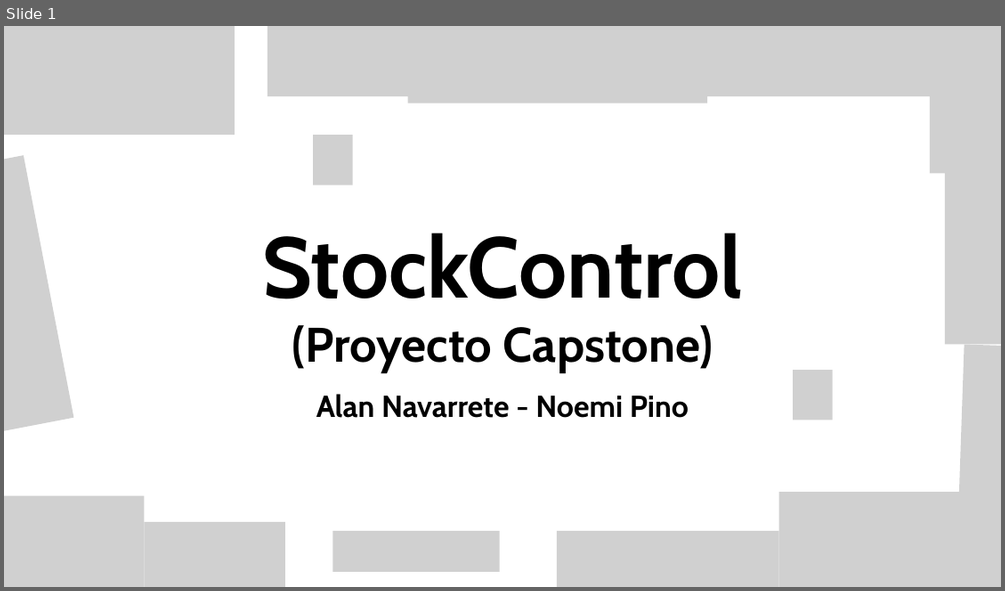
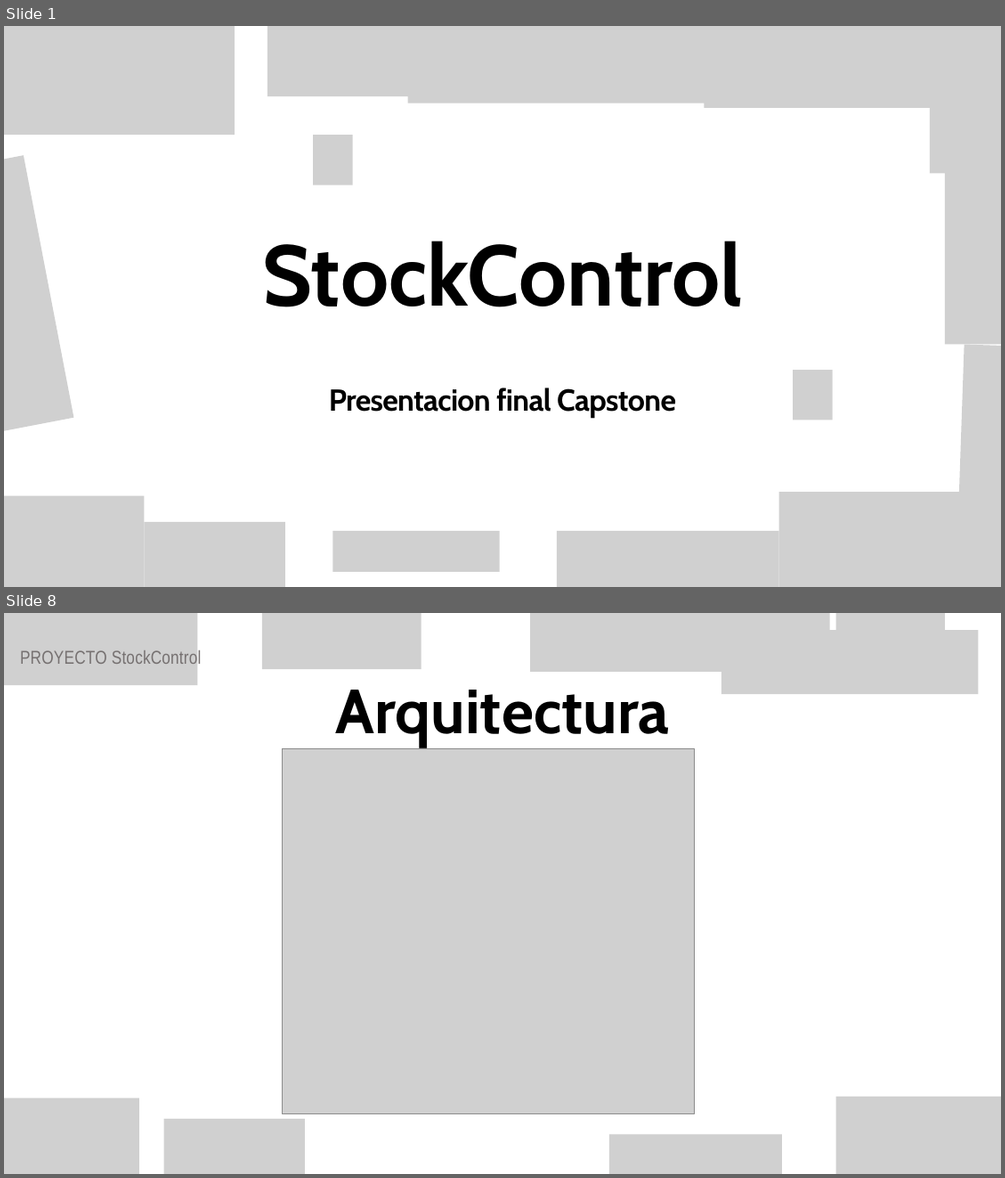
Before and after one commit to NovemiP/CP_PTY4614_4_EQP_4, a slide deck: Fase 2/Evidencias Proyecto/Presentacion Proyecto.pptx. Shown one above the other, each under a label of ours: slide 1 before the commit, slides 1 and 8 after it; the slides between them are not shown. The pictures are 1005x591 and 1005x1178 pixels, drawn with LibreOffice and Linux fonts; fonts in the diff are those of the drawing; grey boxes stand for pictures; background and template pictures are left out. Boxes give left, top, right and bottom in pixels: in the first picture for what was removed or moved away, otherwise in the second. Text is boxed around its words. In the diff, an @@ line names an element or a change of style, - is before the commit and + after.

```diff
--- a/Fase 2/Evidencias Proyecto/Presentacion Proyecto.pptx
+++ b/Fase 2/Evidencias Proyecto/Presentacion Proyecto.pptx
@@ slide 8 added at <box>4,613,1001,1174</box>, background picture (left out) @@
@@ picture added at <box>4,613,197,685</box> @@
@@ picture added at <box>262,613,421,669</box> @@
@@ picture added at <box>530,613,830,672</box> @@
@@ picture added at <box>721,630,978,694</box> @@
@@ picture added at <box>836,613,945,672</box> @@
@@ text added at <box>20,649,202,668</box>, 27 pt, text #767171 @@
+PROYECTO StockControl
@@ text added at <box>335,690,669,747</box>, 90 pt, text #000000, bold @@
+Arquitectura
@@ picture added at <box>282,748,695,1113</box> @@
@@ picture added at <box>4,1098,139,1174</box> @@
@@ picture added at <box>164,1119,305,1174</box> @@
@@ picture added at <box>836,1096,1001,1174</box> @@
@@ picture added at <box>609,1135,782,1174</box> @@
@@ slide 1 changed as well @@
@@ picture added at <box>704,44,961,108</box> @@
@@ text "StockControl": place and size @@
-text "StockControl" at <box>262,232,743,372</box>
+text "StockControl" at <box>262,240,743,307</box>
@@ text "StockControl" at <box>262,240,743,307</box>: line spacing 0.97 to 120.3pt @@
@@ text at <box>292,325,713,372</box>: paragraph removed @@
-(Proyecto Capstone)
@@ text at <box>329,387,676,418</box>: text changed @@
-Alan Navarrete - Noemi Pino
+Presentacion final Capstone
```
Also in this commit, not shown: 1 other slide changed, 11 other slides added, 13 slides removed.
